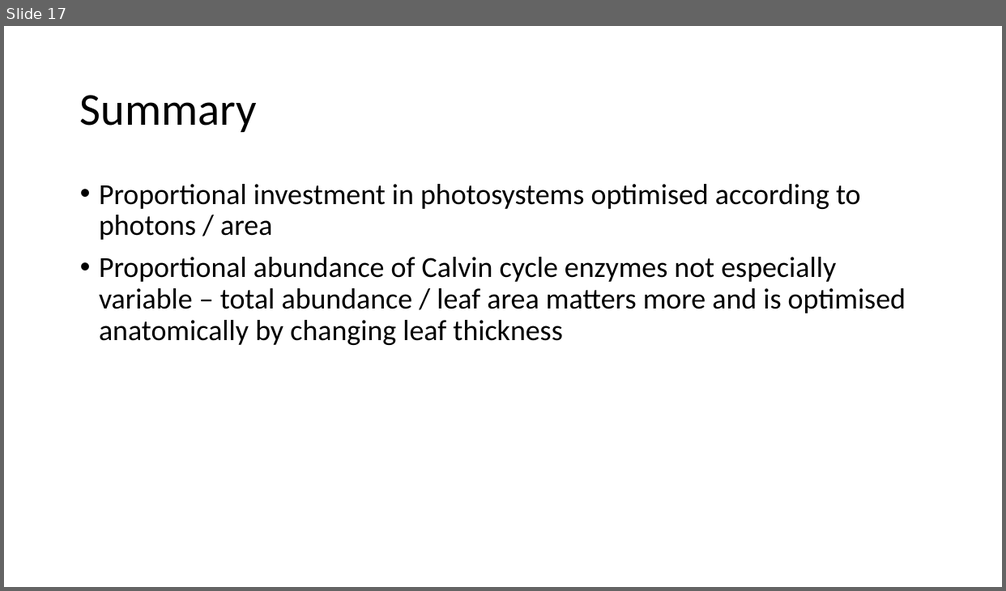
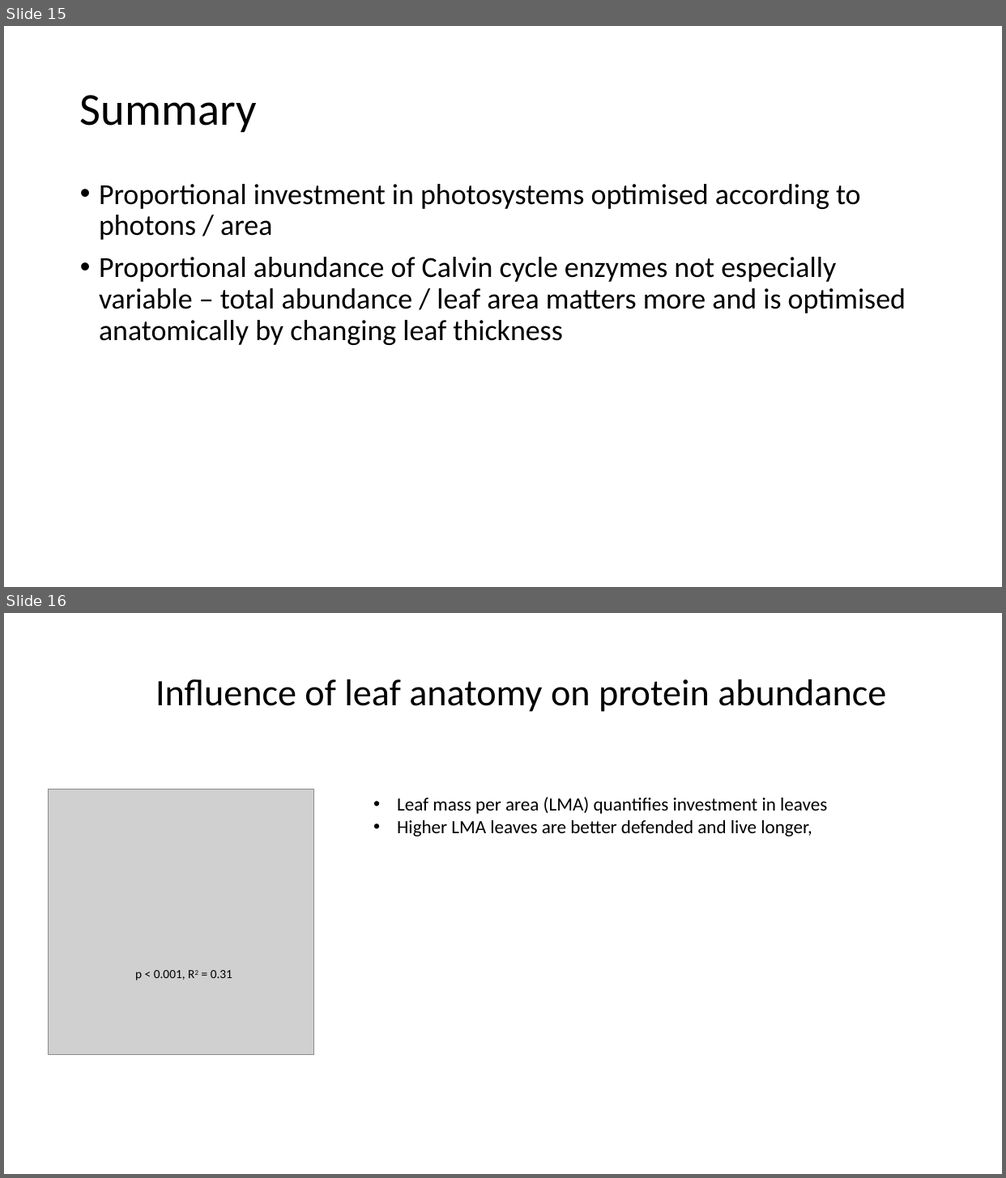
Before and after one commit to jamesrlawson/leaf_proteomics, a slide deck: docs/talks/ANU talk/ANU talk results.pptx. Shown one above the other, each under a label of ours: slide 17 before the commit, slides 15 and 16 after it. The pictures are 1006x591 and 1006x1178 pixels, drawn with LibreOffice and Linux fonts; fonts in the diff are those of the drawing; grey boxes stand for pictures. Boxes give left, top, right and bottom in pixels: in the first picture for what was removed or moved away, otherwise in the second. Text is boxed around its words. In the diff, an @@ line names an element or a change of style, - is before the commit and + after.

```diff
--- a/docs/talks/ANU talk/ANU talk results.pptx
+++ b/docs/talks/ANU talk/ANU talk results.pptx
@@ slide 16 added at <box>4,613,1002,1174</box>, background #FFFFFF @@
@@ title added at <box>155,679,886,712</box>, 36 pt, text #000000 @@
+Influence of leaf anatomy on protein abundance
@@ picture added at <box>49,789,314,1054</box> @@
@@ text added at <box>397,797,827,837</box>, 18 pt, text #000000 @@
+• Leaf mass per area (LMA) quantifies investment in leaves
+• Higher LMA leaves are better defended and live longer,
@@ text added at <box>135,970,232,981</box>, 12 pt, text #000000 @@
+p < 0.001, R2 = 0.31
@@ what was slide 17 is now slide 15 @@
```
Also in this commit, not shown: 8 slides changed, 2 other slides added, 3 slides removed, 9 other files.
